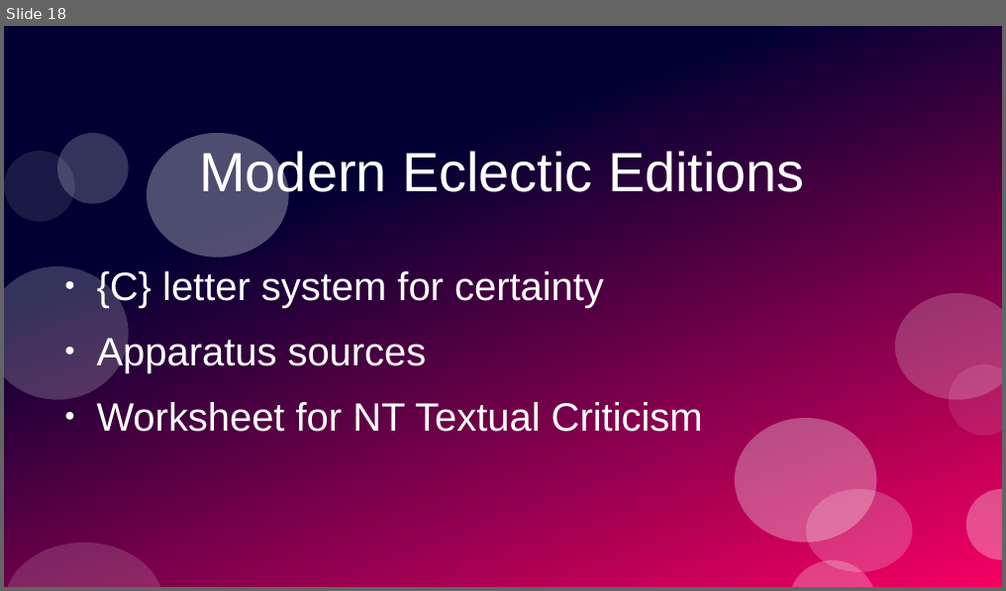
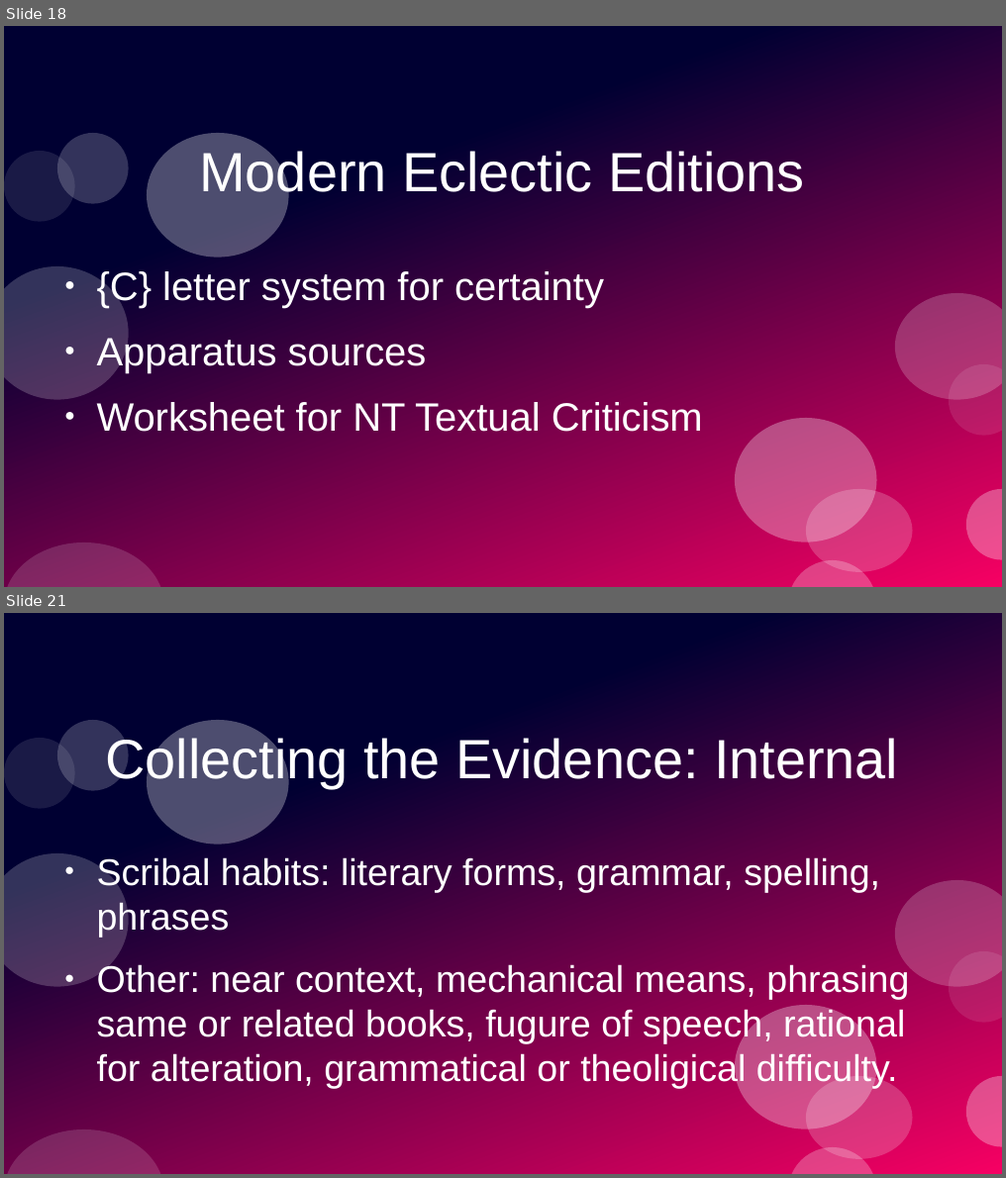
Before and after one commit to stevemac321/Music, a slide deck: LostTransmission.pptx. Shown one above the other, each under a label of ours: slide 18 before the commit, slides 18 and 21 after it; the slides between them are not shown. The pictures are 1006x591 and 1006x1178 pixels, drawn with LibreOffice and Linux fonts; fonts in the diff are those of the drawing. Boxes give left, top, right and bottom in pixels: in the first picture for what was removed or moved away, otherwise in the second. Text is boxed around its words. In the diff, an @@ line names an element or a change of style, - is before the commit and + after.

```diff
--- a/LostTransmission.pptx
+++ b/LostTransmission.pptx
@@ slide 21 added at box(4, 613, 1002, 1174), background #FFFFFF; not listed: 12 template elements that a slide beside it also shows @@
@@ text added at box(105, 735, 898, 788), 44 pt, text #FFFFFF @@
+Collecting the Evidence: Internal
@@ text added at box(97, 858, 909, 1089), 29.6 pt, text #FFFFFF @@
+● Scribal habits: literary forms, grammar, spelling, phrases
+● Other: near context, mechanical means, phrasing same or related books, fugure of speech, rational for alteration, grammatical or theoligical difficulty.
```
Also in this commit, not shown: 10 other slides added, 1 slide removed.
